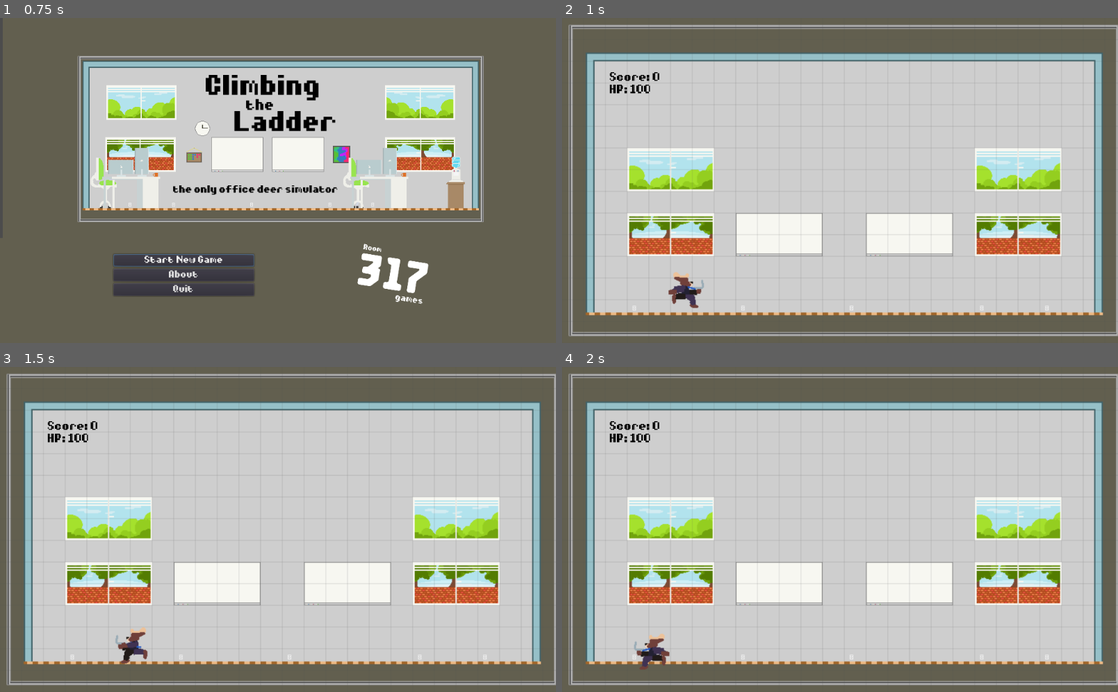
Above: before the commit, frames 1-4 (two rows, left to right).
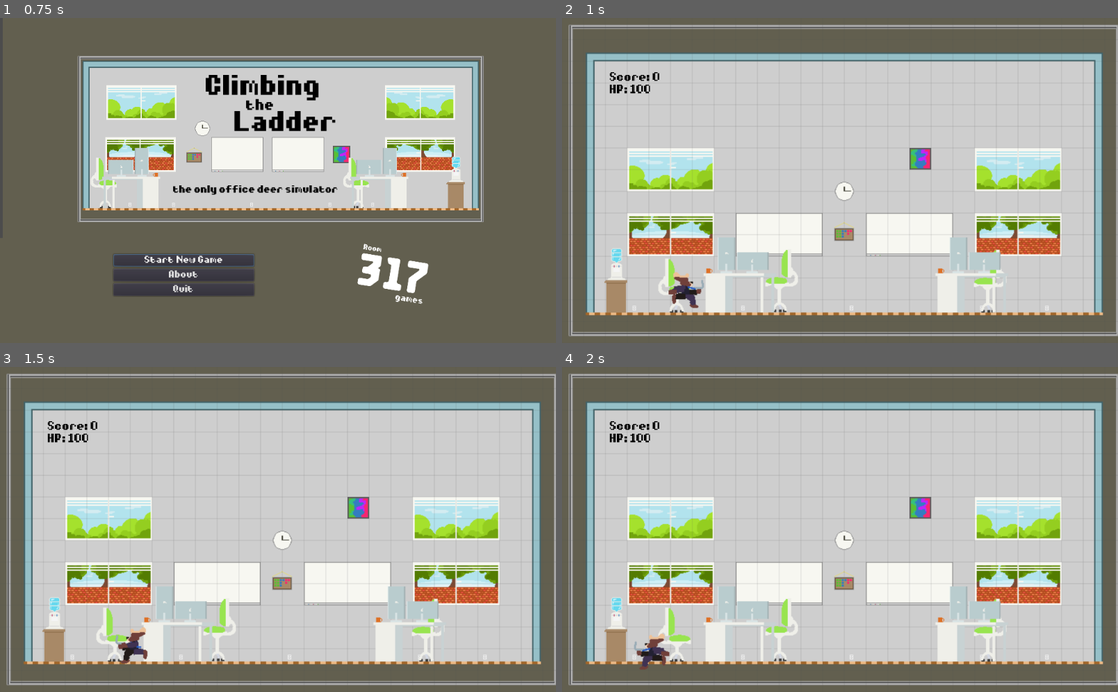
Above: after the commit, the same moments.

Repository: lseper/cornhacks-2023
Game: Godot game, scene res://scenes/intro.tscn
The game is run twice, just before and just after one commit, with the same random seed, the same clock (stepped at 60 frames per second) and the same inputs. The engine's default icon, where the game draws it, is replaced by a stand-in: a white triangle on a blue panel in a dark square. Video files are missing from this copy of the repository; at most half a second of black plays in their place. Sound files missing from this copy of the repository are replaced by a short silence.
Inputs:
- Up to frame 1 (0.75 s): tap Enter (ui_accept) at 0.5 s; hold Right (move_right) from 0.53 s (still down)
- Up to frame 2 (1 s): keep holding Right (move_right); tap Enter (ui_accept) at 0.77 s
- Up to frame 3 (1.5 s): release Right (move_right) at 1.28 s; hold Left (move_left) from 1.28 s (still down)
- Up to frame 4 (2 s): keep holding Left (move_left); tap Enter (ui_accept) at 1.52 s

Frame 1 is identical in both runs. In frame 2, 3.1% of the frame differs, in the area x 7-80%, y 39-91%; in frame 3, 3.2%; in frame 4, 3.2%.

Commit message:
added sprites to level

Diff:
--- a/game/scenes/level.tscn
+++ b/game/scenes/level.tscn
@@ -9,6 +9,12 @@
 [ext_resource path="res://scripts/ScoreLabel.gd" type="Script" id=7]
 [ext_resource path="res://sounds/maingame-loop.mp3" type="AudioStream" id=8]
 [ext_resource path="res://sounds/death.wav" type="AudioStream" id=9]
+[ext_resource path="res://sprites/misc/water-cooler.png" type="Texture" id=10]
+[ext_resource path="res://sprites/misc/desk.png" type="Texture" id=11]
+[ext_resource path="res://sprites/misc/chair-face-left.png" type="Texture" id=12]
+[ext_resource path="res://sprites/misc/bulletin-board.png" type="Texture" id=13]
+[ext_resource path="res://sprites/misc/clock.png" type="Texture" id=14]
+[ext_resource path="res://sprites/misc/chair-face-right.png" type="Texture" id=15]
 
 [sub_resource type="ConvexPolygonShape2D" id=11]
 points = PoolVector2Array( 0, 0, 32, 0, 32, 32, 0, 32 )
@@ -964,7 +970,47 @@
 collision_layer = 8
 collision_mask = 0
 format = 1
-tile_data = PoolIntArray( -327652, 3, 0, -262116, 3, 0, -131 …(2533 unchanged characters)…  393230, 30, 0, 393231, 30, 0, 393232, 30, 0, 393233, 30, 0, 393234, 30, 0, 39323 …(3179 unchanged characters)…
+tile_data = PoolIntArray( -327652, 3, 0, -262116, 3, 0, -131 …(2533 unchanged characters)…  393230, 30, 0, 393231, 30, 0, 393232, 31, 0, 393233, 30, 0, 393234, 30, 0, 39323 …(3179 unchanged characters)…
+
+[node name="Water-cooler" type="Sprite" parent="."]
+position = Vector2( 78.4, 387.2 )
+scale = Vector2( 1, 1 )
+texture = ExtResource( 10 )
+
+[node name="Chair-face-left" type="Sprite" parent="."]
+position = Vector2( 632.8, 372.8 )
+scale = Vector2( 1, 1 )
+texture = ExtResource( 12 )
+
+[node name="Chair-face-right" type="Sprite" parent="."]
+position = Vector2( 164, 372.8 )
+scale = Vector2( 1, 1 )
+texture = ExtResource( 15 )
+
+[node name="Clock" type="Sprite" parent="."]
+position = Vector2( 416, 256 )
+scale = Vector2( 1, 1 )
+texture = ExtResource( 14 )
+
+[node name="Bulletin-board" type="Sprite" parent="."]
+position = Vector2( 415.2, 315.2 )
+scale = Vector2( 1, 1 )
+texture = ExtResource( 13 )
+
+[node name="Chair-face-left2" type="Sprite" parent="."]
+position = Vector2( 325.6, 372 )
+scale = Vector2( 1, 1 )
+texture = ExtResource( 12 )
+
+[node name="Desk" type="Sprite" parent="."]
+position = Vector2( 265.6, 380 )
+scale = Vector2( 1, 1 )
+texture = ExtResource( 11 )
+
+[node name="Desk2" type="Sprite" parent="."]
+position = Vector2( 607.2, 380 )
+scale = Vector2( 1, 1 )
+texture = ExtResource( 11 )
 
 [node name="Player" parent="." instance=ExtResource( 2 )]
 position = Vector2( 164, 428.8 )
Not shown: 1 places in game/scenes/level.tscn that only renumber resources
Binary file changed: game/sprites/misc/water-cooler.ase
Binary file changed: game/sprites/misc/water-cooler.png
